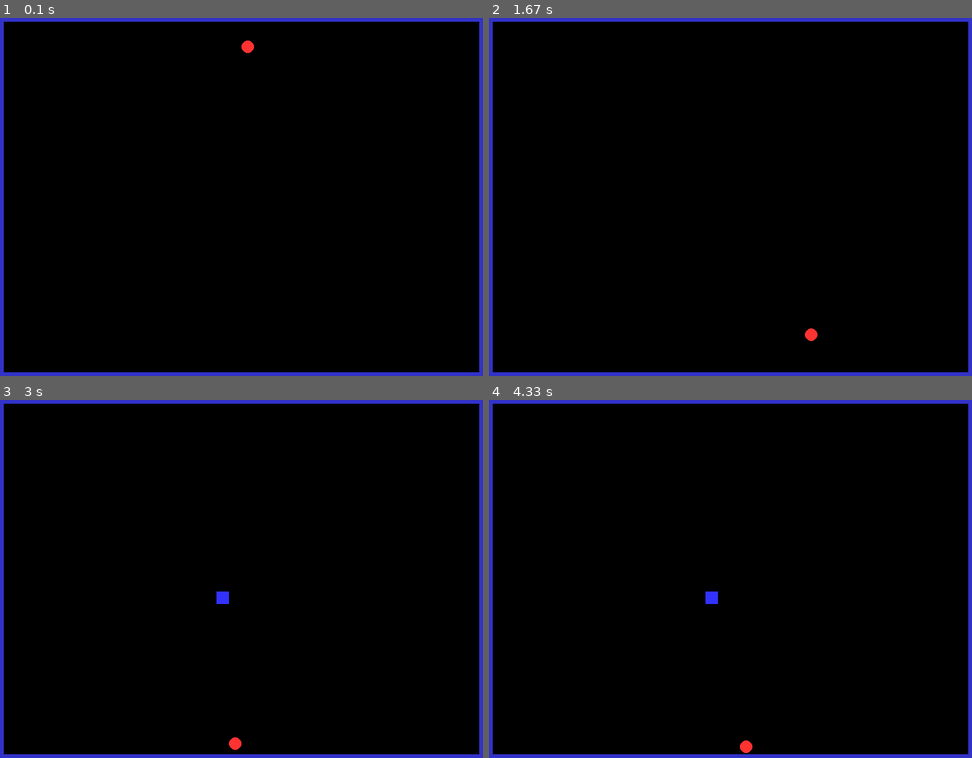
Above: before the commit, frames 1-4 (two rows, left to right).
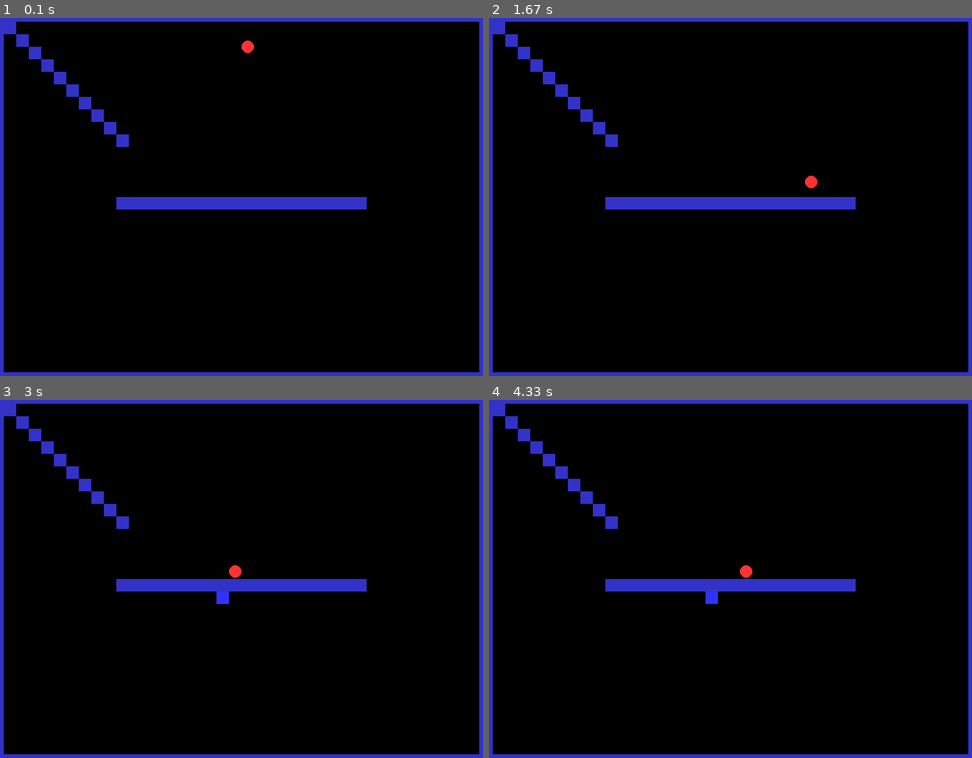
Above: after the commit, the same moments.

Repository: dankelley2/Pygame_BasicExamples
Game: pygame game, started from Platformer/game.py
Same seed, same stepped clock (60 frames per second), same inputs: the game is played once before the commit and once after it.
Inputs (mouse positions are in pixels of both pictures, inside the frame that each line leads up to):
- Up to frame 1 (0.1 s): no input
- Up to frame 2 (1.67 s): hold D 0.33-0.8 s; hold D 0.83-1.3 s; hold A from 1.33 s (still down)
- Up to frame 3 (3 s): release A at 1.87 s; hold A 1.9-2.3 s; click (222, 596) at 2.38 s; hold D from 2.67 s (still down); move the mouse to (400, 568) at 2.7 s
- Up to frame 4 (4.33 s): release D at 3.3 s; hold A 3.33-3.8 s; hold D 3.83-4.3 s

The runs differ from the first frame. In frame 1, 2.7% of the frame differs, in the area x 0-76%, y 1-54%; in frame 2, 2.9%, in the area x 0-76%, y 1-91%; in frame 3, 2.9%; in frame 4, 2.9%.

Commit message:
more walls

Diff:
--- a/Platformer/game.py
+++ b/Platformer/game.py
@@ -31,6 +31,13 @@
     entities.Wall(0, 0, 20, game_state.HEIGHT, color=(50, 50, 200))
     entities.Wall(game_state.WIDTH - 20, 0, 20, game_state.HEIGHT, color=(50, 50, 200))
     entities.Wall(0, game_state.HEIGHT - 20, game_state.WIDTH, 20, color=(50, 50, 200))
+
+    # make a wall that spans half the screen horizontally
+    entities.Wall(game_state.WIDTH // 4, game_state.HEIGHT // 2, game_state.WIDTH // 2, 20, color=(50, 50, 200))
+
+    # make 20x20 walls in a staircase pattern
+    for i in range(10):
+        entities.Wall(20 + i * 20, 20 + i * 20, 20, 20, color=(50, 50, 200))
 
 # Main game loop
 def game_loop(game_state: GameState):
